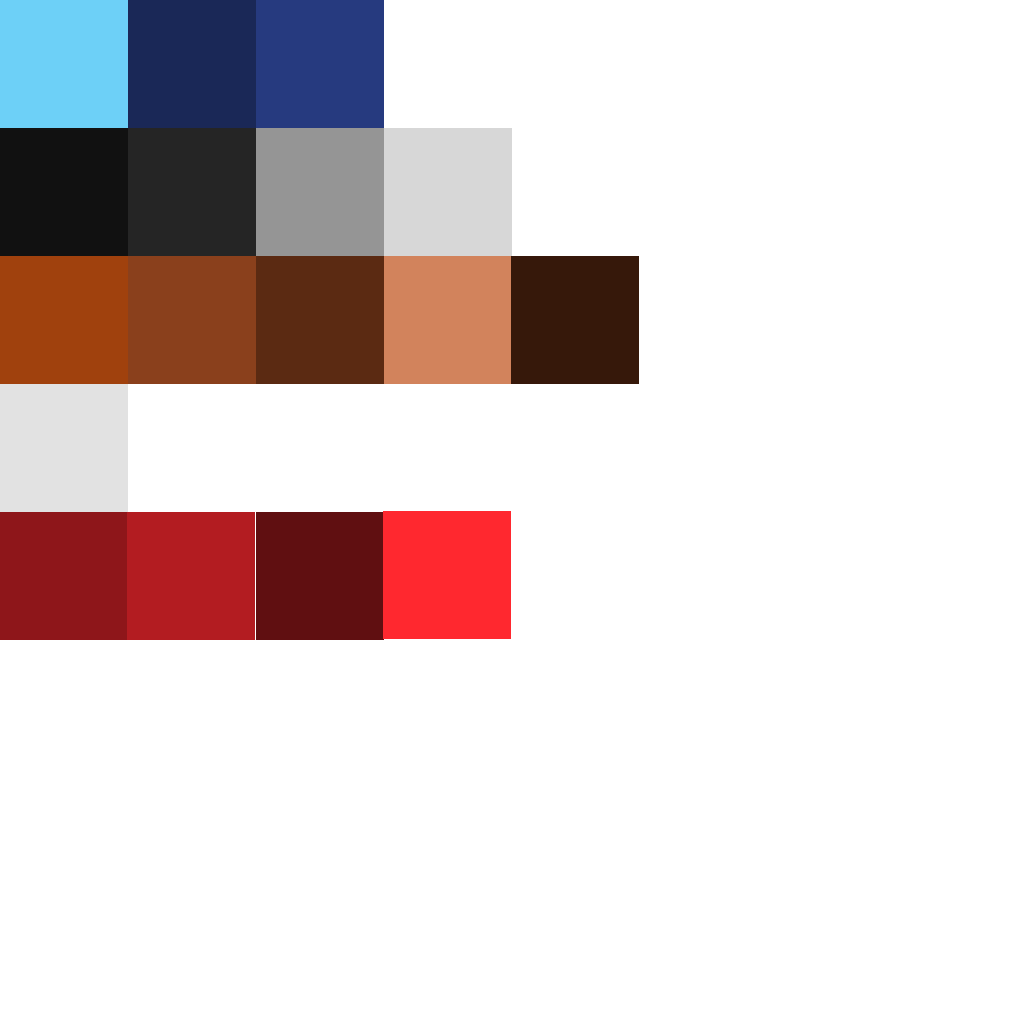
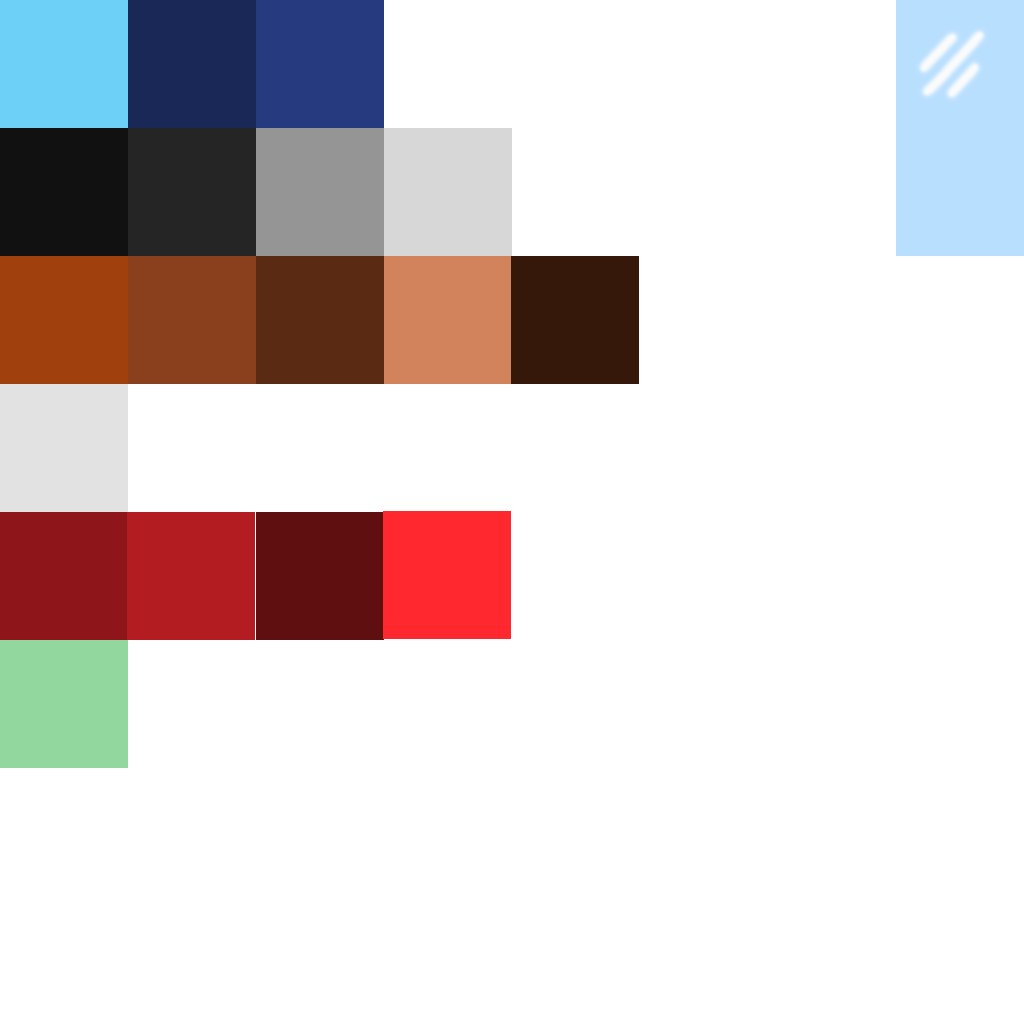
Layers edited between the first and the second 1024px x 1024px image:
added layer "Layer 17" in group "Artboard 1" over [0,640,128,768]
added layer "Layer 16" in group "Artboard 1" over [896,0,1024,256]
